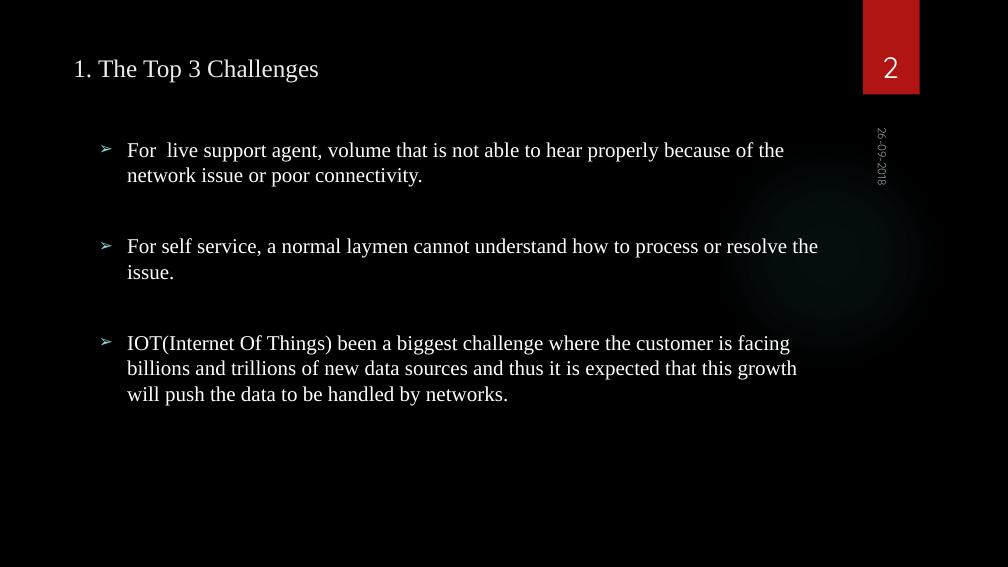
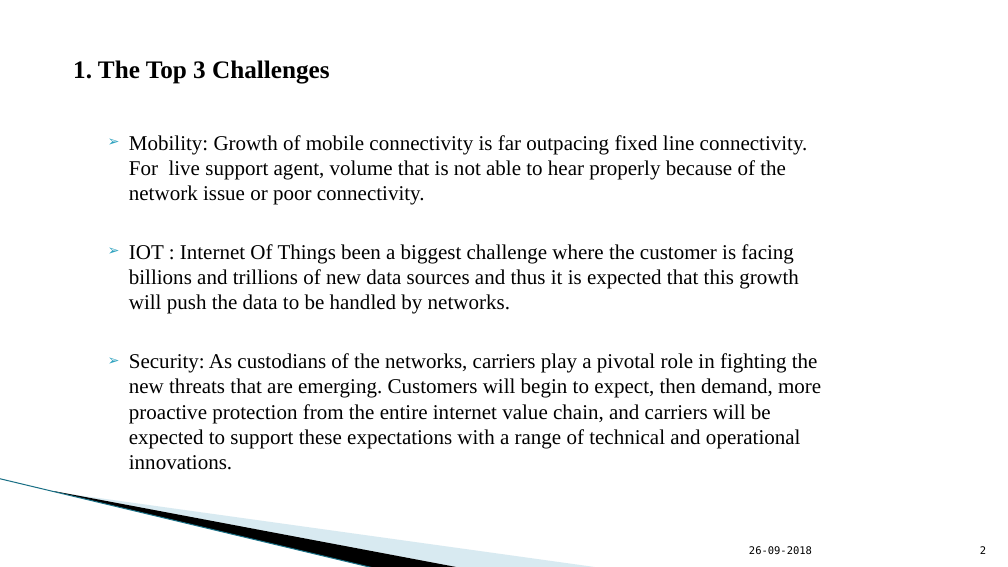
Before and after one commit to chinni112233/one, a slide deck: slide 2 of brainex.pptx. Drawn at 1008x567 pixels with LibreOffice and Linux fonts; fonts in the diff are those of the drawing; background and template pictures are left out. Boxes give left, top, right and bottom in pixels: in the first picture for what was removed or moved away, otherwise in the second. Text is boxed around its words. In the diff, an @@ line names an element or a change of style, - is before the commit and + after.

```diff
--- a/brainex.pptx
+++ b/brainex.pptx
@@ background picture (left out) to #FFFFFF @@
@@ title "1. The Top 3 Challenges" at (x1=73, y1=60, x2=330, y2=84): text colour #EBEBEB to #000000, bold on; vertical alignment top to middle @@
@@ rectangle removed at (x1=863, y1=0, x2=920, y2=95) @@
@@ text at (x1=129, y1=135, x2=821, y2=470): text changed; text colour #FFFFFF to #000000 @@
-➢ For live support agent, volume that is not able to hear properly because of the network issue or poor connectivity.
-➢ For self service, a normal laymen cannot understand how to process or resolve the issue.
-➢ IOT(Internet Of Things) been a biggest challenge where the customer is facing billions and trillions of new data sources and thus it is expected that this growth will push the data to be handled by networks.
+➢ Mobility: Growth of mobile connectivity is far outpacing fixed line connectivity. For live support agent, volume that is not able to hear properly because of the network issue or poor connectivity.
+➢ IOT : Internet Of Things been a biggest challenge where the customer is facing billions and trillions of new data sources and thus it is expected that this growth will push the data to be handled by networks.
+➢ Security: As custodians of the networks, carriers play a pivotal role in fighting the new threats that are emerging. Customers will begin to expect, then demand, more proactive protection from the entire internet value chain, and carriers will be expected to support these expectations with a range of technical and operational innovations.
@@ ellipse removed at (x1=712, y1=138, x2=944, y2=371) @@
@@ line added from (0, 479) to (374, 567), #97C5D8 0.95 pt @@
@@ freeform shape added at (x1=54, y1=491, x2=461, y2=567), fill #000000 @@
@@ freeform shape added at (x1=55, y1=492, x2=600, y2=567), fill #A0CBDC at 40% opacity @@
@@ text "26-09-2018" moved from (x1=874, y1=132, x2=891, y2=185) to (x1=749, y1=546, x2=812, y2=554) @@
@@ text "26-09-2018" at (x1=749, y1=546, x2=812, y2=554): size 11 to 10 pt, font Quicksand to DejaVu Sans Mono, text colour #FFFFFF at 60% opacity to #000000; vertical alignment top to bottom; rotation 90 to 0 degrees @@
@@ page number moved from (x1=882, y1=57, x2=899, y2=78) to (x1=980, y1=546, x2=986, y2=554) @@
@@ page number at (x1=980, y1=546, x2=986, y2=554): size 28 to 10 pt, font Quicksand to DejaVu Sans Mono, text colour #FFFFFF to #000000; alignment centre to right @@
```
Also in this commit, not shown: 6 other slides changed.
